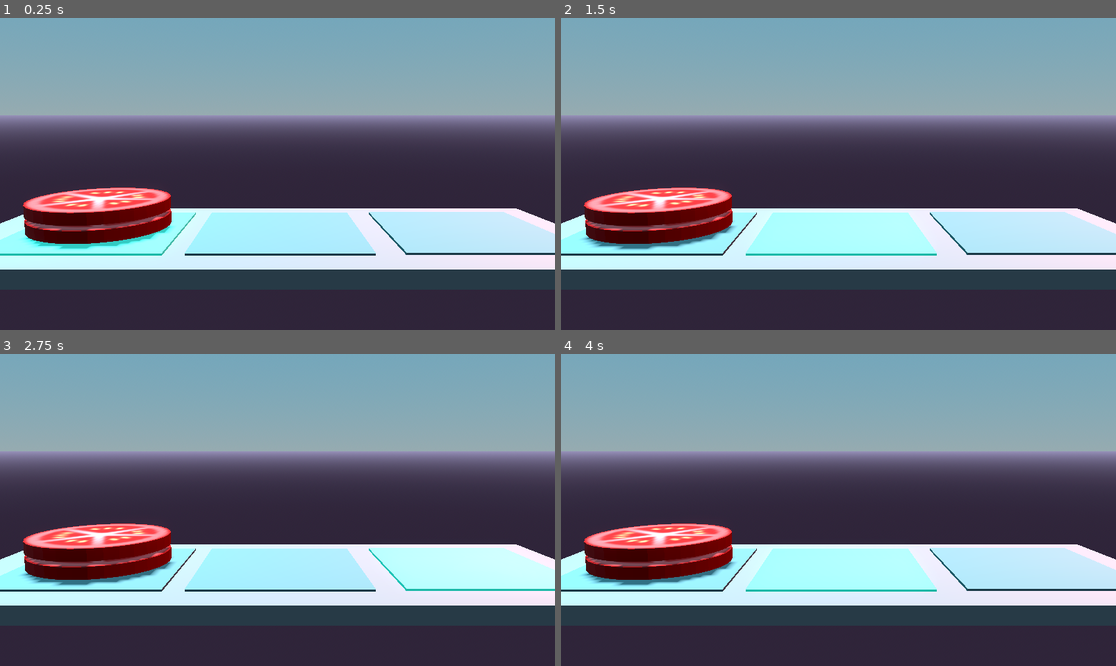
Above: before the commit, frames 1-4 (two rows, left to right).
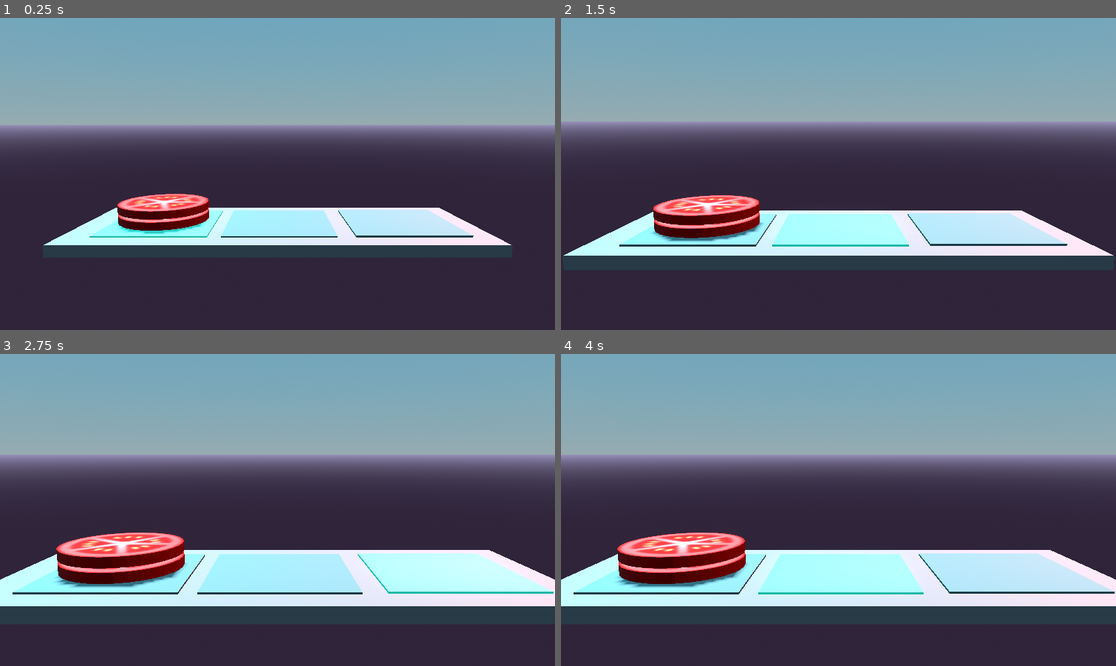
Above: after the commit, the same moments.

Repository: kalgynirae/ld53
Game: Godot game, scene res://scenes/game.tscn
Two runs of this game, one before a commit and one after it. Both use one fixed random seed, a clock stepped at 60 frames per second and the inputs below.
Inputs:
- Up to frame 1 (0.25 s): no input
- Up to frame 2 (1.5 s): hold Right (ui_right) 0.53-1.28 s; hold Down (ui_down) from 1.28 s (still down)
- Up to frame 3 (2.75 s): release Down (ui_down) at 2.03 s; hold Right (ui_right) from 2.03 s (still down)
- Up to frame 4 (4 s): tap Enter at 2.75 s; release Right (ui_right) at 2.78 s; hold Up (ui_up) 2.78-3.53 s; tap Space at 3.5 s; hold Left (ui_left) from 3.53 s (still down)

The runs differ from the first frame. In frame 1, 24% of the frame differs, in the area x 0-100%, y 31-81%; in frame 2, 20%; in frame 3, 12%; in frame 4, 12%.

Commit message:
Pan the camera slightly when starting

Diff:
--- a/scenes/game.tscn
+++ b/scenes/game.tscn
@@ -21,6 +21,67 @@
 ambient_light_source = 3
 glow_enabled = true
 
+[sub_resource type="Animation" id="Animation_u1m8j"]
+resource_name = "pan_in"
+length = 2.5
+tracks/0/type = "value"
+tracks/0/imported = false
+tracks/0/enabled = true
+tracks/0/path = NodePath("Camera3D:position")
+tracks/0/interp = 2
+tracks/0/loop_wrap = true
+tracks/0/keys = {
+"times": PackedFloat32Array(0, 2.5),
+"transitions": PackedFloat32Array(1.51572, 0.392292),
+"update": 0,
+"values": [Vector3(0, 0.710555, 2.57529), Vector3(0, 0.627653, 2.11893)]
+}
+tracks/1/type = "value"
+tracks/1/imported = false
+tracks/1/enabled = true
+tracks/1/path = NodePath("Camera3D:fov")
+tracks/1/interp = 1
+tracks/1/loop_wrap = true
+tracks/1/keys = {
+"times": PackedFloat32Array(0, 2.5),
+"transitions": PackedFloat32Array(1, 1),
+"update": 0,
+"values": [45.0, 40.0]
+}
+
+[sub_resource type="Animation" id="Animation_6nbnp"]
+length = 0.001
+tracks/0/type = "value"
+tracks/0/imported = false
+tracks/0/enabled = true
+tracks/0/path = NodePath("Camera3D:position")
+tracks/0/interp = 1
+tracks/0/loop_wrap = true
+tracks/0/keys = {
+"times": PackedFloat32Array(0),
+"transitions": PackedFloat32Array(1),
+"update": 0,
+"values": [Vector3(0, 0.548662, 1.97148)]
+}
+tracks/1/type = "value"
+tracks/1/imported = false
+tracks/1/enabled = true
+tracks/1/path = NodePath("Camera3D:fov")
+tracks/1/interp = 1
+tracks/1/loop_wrap = true
+tracks/1/keys = {
+"times": PackedFloat32Array(0),
+"transitions": PackedFloat32Array(1),
+"update": 0,
+"values": [37.8493]
+}
+
+[sub_resource type="AnimationLibrary" id="AnimationLibrary_y2pef"]
+_data = {
+"RESET": SubResource("Animation_6nbnp"),
+"pan_in": SubResource("Animation_u1m8j")
+}
+
 [node name="Game" type="Node3D"]
 script = ExtResource("1_wr7wq")
 
@@ -30,6 +91,12 @@
 [node name="Camera3D" type="Camera3D" parent="."]
 transform = Transform3D(1, 0, 0, 0, 0.991741, 0.128259, 0, -0.128259, 0.991741, 0, 0.548662, 1.97148)
 fov = 37.8493
+
+[node name="CameraAnimation" type="AnimationPlayer" parent="Camera3D"]
+root_node = NodePath("../..")
+libraries = {
+"": SubResource("AnimationLibrary_y2pef")
+}
 
 [node name="DirectionalLight3D" type="DirectionalLight3D" parent="."]
 transform = Transform3D(1, 0, 0, 0, -4.37114e-08, 1, 0, -1, -4.37114e-08, 0, 1, 0)
--- a/scripts/game.gd
+++ b/scripts/game.gd
@@ -14,6 +14,7 @@
 					stack.deactivate()
 	stacks[active_stack].activate()
 	active_item = null
+	$Camera3D/CameraAnimation.play("pan_in")
 
 func _process(_delta):
 	if Input.is_action_pressed("quit"):
Not shown: 1 places in scenes/game.tscn that only renumber resources
